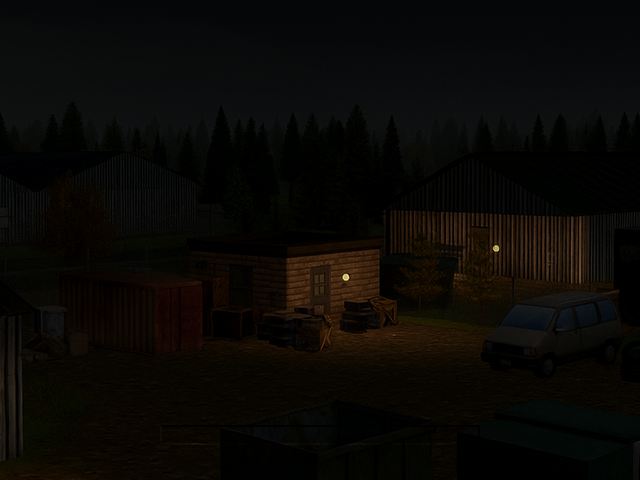
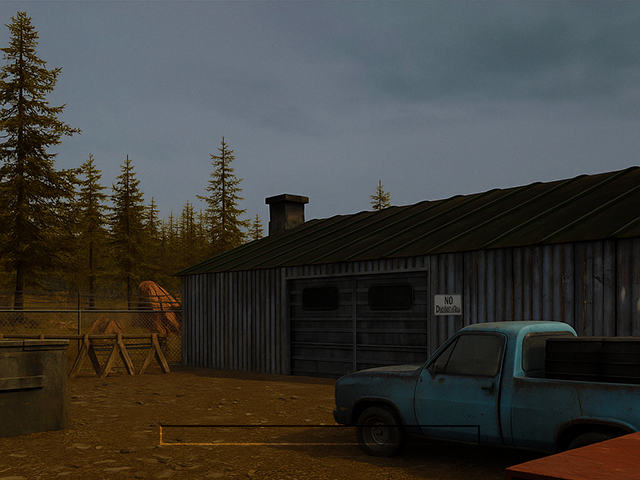
Comparing the layer stacks of the two 640 x 480 images. Changes:
added layer "Layer 13" above "Layer 12" over [0, 0, 640, 480]